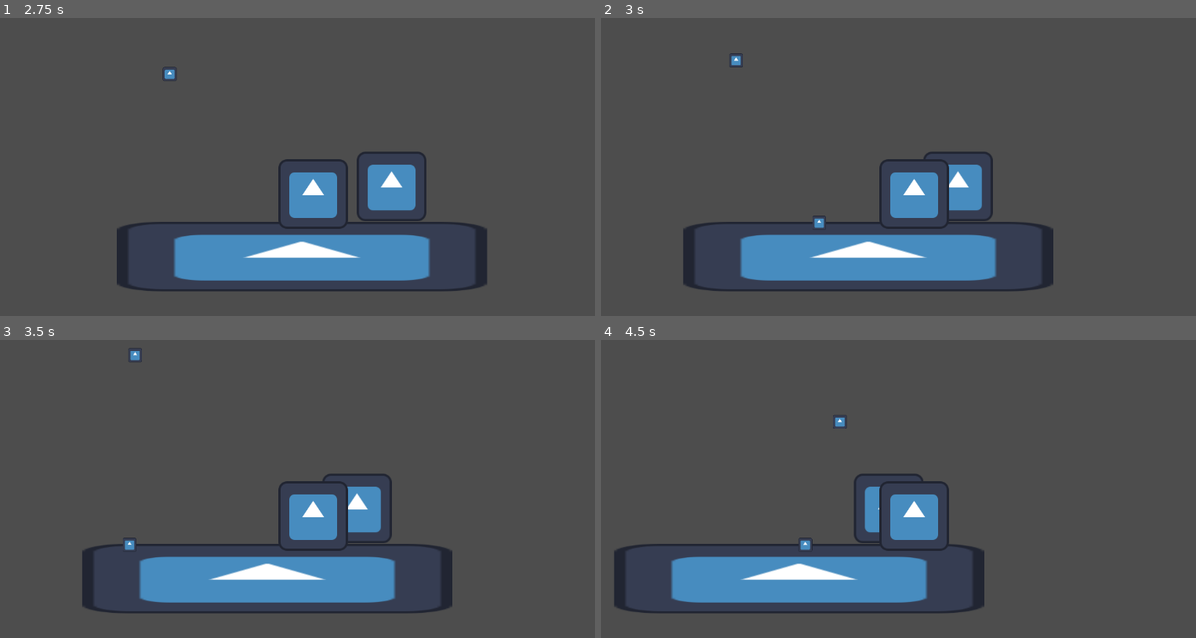
Above: before the commit, frames 1-4 (two rows, left to right).
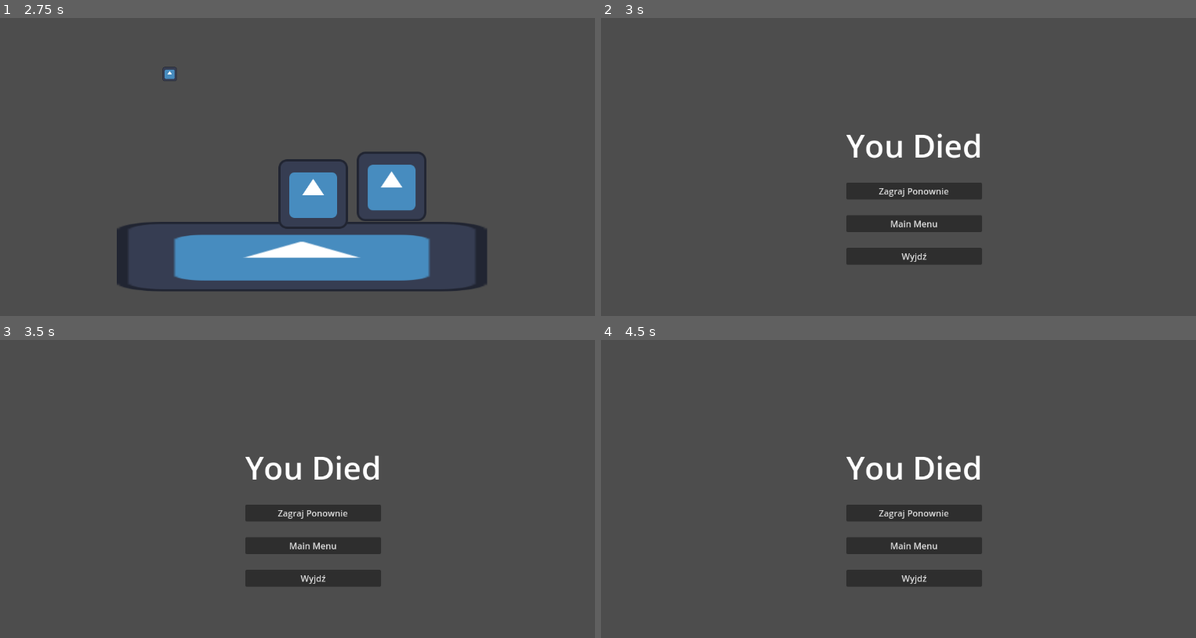
Above: after the commit, the same moments.

Repository: Gigabajt000/www.project.betoniarze-official.gov.ru
Game: Godot game, scene res://World/main.tscn
Same seed, same stepped clock (60 frames per second), same inputs: the game is played once before the commit and once after it. The engine's default icon, where the game draws it, is replaced by a stand-in: a white triangle on a blue panel in a dark square.
Inputs (mouse positions are in pixels of both pictures, inside the frame that each line leads up to):
- Up to frame 1 (2.75 s): move the mouse to (452, 175) at 0.52 s; press the mouse at (452, 175) at 0.53 s; move the mouse to (190, 211) at 1.27 s; release the mouse at (190, 211) at 1.28 s; click (190, 211) at 1.35 s; move the mouse to (374, 116) at 2.02 s; press the mouse at (374, 116) at 2.03 s
- Up to frame 2 (3 s): move the mouse to (880, 265) at 2.77 s; release the mouse at (880, 265) at 2.78 s; click (880, 265) at 2.85 s
- Up to frame 3 (3.5 s): no input
- Up to frame 4 (4.5 s): click (916, 545) at 3.5 s, where only the run after the commit has a clickable "Main Menu"; click (916, 512) at 4.25 s, where only the run after the commit has a clickable "Zagraj Ponownie"

Frame 1 is identical in both runs. In frame 2, 13% of the frame differs, in the area x 13-77%, y 11-92%; in frame 3, 13%; in frame 4, 13%.

Commit message:
nic nie ddziala

Diff:
--- a/betoniarze/Player/kolce.gd
+++ b/betoniarze/Player/kolce.gd
@@ -1,6 +1,7 @@
 extends Node2D
 
 
+
 func _on_area_2d_body_entered(body):
-	if body == CharacterBody2D:
+	if body.has_method("Player"):
 		Global.IsAlive = false
--- a/betoniarze/Player/player.gd
+++ b/betoniarze/Player/player.gd
@@ -2,6 +2,10 @@
 
 const EXLPOSION_POWER = 100
 @export var rocket_scene: PackedScene
+
+func Player():
+	pass #Prosze mi tego nie usuwać inaczej utne jaja
+	#to jest do kolców btw
 
 func _process(delta: float) -> void:
 	pass
--- a/betoniarze/UI/death_screen.gd
+++ b/betoniarze/UI/death_screen.gd
@@ -1,4 +1,4 @@
-extends Node2D
+extends Control
 
 
 
--- a/betoniarze/UI/death_screen.tscn
+++ b/betoniarze/UI/death_screen.tscn
@@ -5,34 +5,29 @@
 [sub_resource type="LabelSettings" id="LabelSettings_s2icb"]
 font_size = 58
 
-[node name="Death_Screen" type="Node2D"]
-position = Vector2(594, 315)
-script = ExtResource("1_6svqc")
-
-[node name="ColorRect" type="ColorRect" parent="."]
+[node name="Death_Screen" type="Control"]
+layout_mode = 3
 anchors_preset = 8
 anchor_left = 0.5
 anchor_top = 0.5
 anchor_right = 0.5
 anchor_bottom = 0.5
-offset_left = -684.5
-offset_top = -382.5
-offset_right = 684.5
-offset_bottom = 382.5
 grow_horizontal = 2
 grow_vertical = 2
-color = Color(0, 0, 0, 0.596078)
+size_flags_horizontal = 4
+script = ExtResource("1_6svqc")
 
 [node name="MarginContainer" type="MarginContainer" parent="."]
+layout_mode = 1
 anchors_preset = 8
 anchor_left = 0.5
 anchor_top = 0.5
 anchor_right = 0.5
 anchor_bottom = 0.5
-offset_left = -68.5
-offset_top = -50.5
-offset_right = 68.5
-offset_bottom = 50.5
+offset_left = -125.0
+offset_top = -129.5
+offset_right = 125.0
+offset_bottom = 129.5
 grow_horizontal = 2
 grow_vertical = 2
 
@@ -49,16 +44,33 @@
 
 [node name="Zagraj_Ponownie" type="Button" parent="MarginContainer/VBoxContainer"]
 layout_mode = 2
+size_flags_vertical = 0
 text = "Zagraj Ponownie"
 
 [node name="Main_Menu" type="Button" parent="MarginContainer/VBoxContainer"]
 layout_mode = 2
+action_mode = 0
 text = "Main Menu"
 
 [node name="Wyjdź" type="Button" parent="MarginContainer/VBoxContainer"]
 layout_mode = 2
 text = "Wyjdź"
 
+[node name="ColorRect" type="ColorRect" parent="."]
+layout_mode = 1
+anchors_preset = 8
+anchor_left = 0.5
+anchor_top = 0.5
+anchor_right = 0.5
+anchor_bottom = 0.5
+offset_left = -718.0
+offset_top = -1100.0
+offset_right = 651.0
+offset_bottom = -335.0
+grow_horizontal = 2
+grow_vertical = 2
+color = Color(0, 0, 0, 0.596078)
+
 [connection signal="pressed" from="MarginContainer/VBoxContainer/Zagraj_Ponownie" to="." method="_on_zagraj_ponownie_pressed"]
 [connection signal="pressed" from="MarginContainer/VBoxContainer/Main_Menu" to="." method="_on_main_menu_pressed"]
 [connection signal="pressed" from="MarginContainer/VBoxContainer/Wyjdź" to="." method="_on_wyjdź_pressed"]
--- a/betoniarze/UI/main_menu.gd
+++ b/betoniarze/UI/main_menu.gd
@@ -1,4 +1,4 @@
-extends Node2D
+extends Control
 
 
 
--- a/betoniarze/UI/main_menu.tscn
+++ b/betoniarze/UI/main_menu.tscn
@@ -9,11 +9,17 @@
 [sub_resource type="LabelSettings" id="LabelSettings_6amle"]
 font_color = Color(1, 0, 0, 1)
 
-[node name="Main_Menu" type="Node2D"]
-position = Vector2(598, 297)
+[node name="Main_Menu" type="Control"]
+layout_mode = 3
+anchors_preset = 0
+offset_left = 598.0
+offset_top = 297.0
+offset_right = 598.0
+offset_bottom = 297.0
 script = ExtResource("1_541ho")
 
 [node name="ColorRect" type="ColorRect" parent="."]
+layout_mode = 1
 anchors_preset = 8
 anchor_left = 0.5
 anchor_top = 0.5
@@ -28,6 +34,7 @@
 color = Color(0, 0, 0, 0.596078)
 
 [node name="ColorRect2" type="ColorRect" parent="."]
+layout_mode = 1
 anchors_preset = 7
 anchor_left = 0.5
 anchor_top = 1.0
@@ -41,6 +48,7 @@
 grow_vertical = 0
 
 [node name="MarginContainer" type="MarginContainer" parent="."]
+layout_mode = 1
 anchors_preset = 7
 anchor_left = 0.5
 anchor_top = 1.0
@@ -66,6 +74,7 @@
 text = "    Settings    "
 
 [node name="MarginContainer2" type="MarginContainer" parent="."]
+layout_mode = 1
 anchors_preset = 5
 anchor_left = 0.5
 anchor_right = 0.5
--- a/betoniarze/UI/settings.gd
+++ b/betoniarze/UI/settings.gd
@@ -1,8 +1,4 @@
-extends Node2D
-
-
-
-
+extends Control
 
 func _on_main_menu_pressed():
 	get_tree().change_scene_to_file("res://UI/main_menu.tscn")
--- a/betoniarze/UI/settings.tscn
+++ b/betoniarze/UI/settings.tscn
@@ -2,11 +2,17 @@
 
 [ext_resource type="Script" path="res://UI/settings.gd" id="1_e4aqd"]
 
-[node name="Settings" type="Node2D"]
-position = Vector2(585, 310)
+[node name="Settings" type="Control"]
+layout_mode = 3
+anchors_preset = 0
+offset_left = 585.0
+offset_top = 310.0
+offset_right = 585.0
+offset_bottom = 310.0
 script = ExtResource("1_e4aqd")
 
 [node name="ColorRect" type="ColorRect" parent="."]
+layout_mode = 1
 anchors_preset = 8
 anchor_left = 0.5
 anchor_top = 0.5
@@ -21,6 +27,7 @@
 color = Color(0, 0, 0, 0.596078)
 
 [node name="MarginContainer" type="MarginContainer" parent="."]
+layout_mode = 1
 anchors_preset = 8
 anchor_left = 0.5
 anchor_top = 0.5
@@ -49,6 +56,7 @@
 text = "	Mute"
 
 [node name="MarginContainer2" type="MarginContainer" parent="."]
+layout_mode = 1
 anchors_preset = 5
 anchor_left = 0.5
 anchor_right = 0.5
